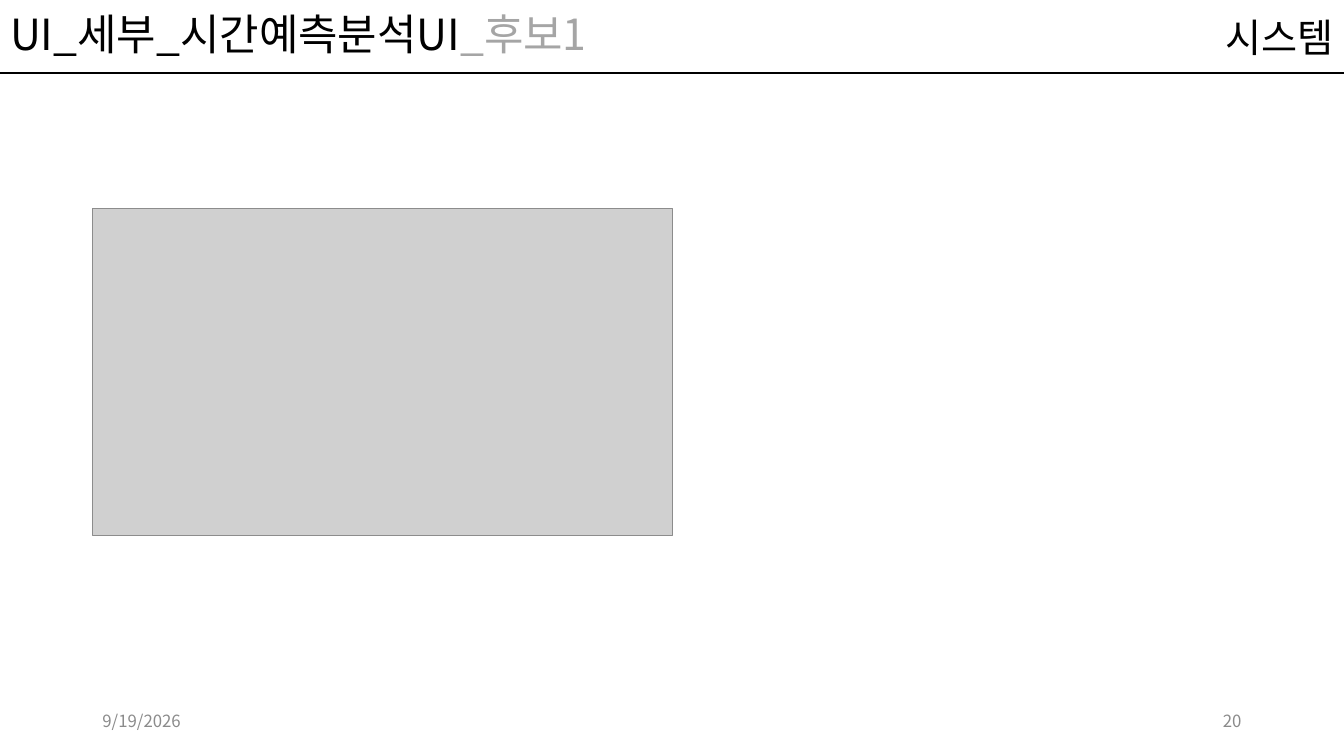
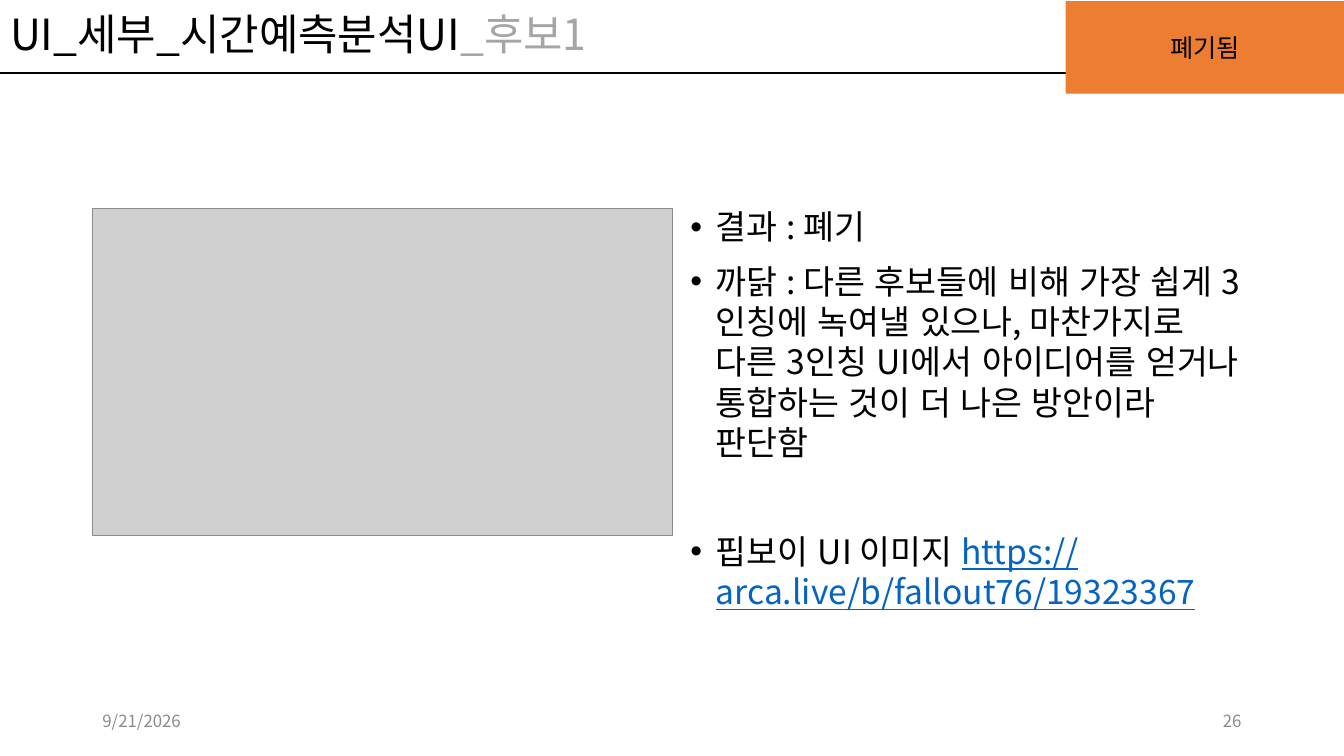
Before and after one commit to kwakyerin/2026_Graduation_Project, a slide deck: slide 26 of documents/HyunahKwon/design/designing/배트와 달트_기획서.pptx (slide 20 before the commit). Drawn at 1344x756 pixels with LibreOffice and Linux fonts; fonts in the diff are those of the drawing; grey boxes stand for pictures. Boxes give left, top, right and bottom in pixels: in the first picture for what was removed or moved away, otherwise in the second. Text is boxed around its words. In the diff, an @@ line names an element or a change of style, - is before the commit and + after.

Commit message:
UI후보 폐기함

```diff
--- a/documents/HyunahKwon/design/designing/배트와 달트_기획서.pptx
+++ b/documents/HyunahKwon/design/designing/배트와 달트_기획서.pptx
@@ rectangle added at box(1066, 1, 1344, 94), fill #ED7D31, 18 pt, text #000000 @@
+폐기됨
@@ text added at box(716, 211, 1239, 610), 24 pt, text #000000 @@
+• 결과 : 폐기
+• 까닭 : 다른 후보들에 비해 가장 쉽게 3인칭에 녹여낼 있으나, 마찬가지로 다른 3인칭 UI에서 아이디어를 얻거나 통합하는 것이 더 나은 방안이라 판단함
+• 핍보이 UI 이미지 https://arca.live/b/fallout76/19323367
@@ text at box(102, 714, 180, 730): text changed @@
-9/19/2026
+9/21/2026
@@ page number at box(1223, 714, 1242, 727): text changed @@
-20
+26
```
Also in this commit, not shown: 13 other slides changed.
